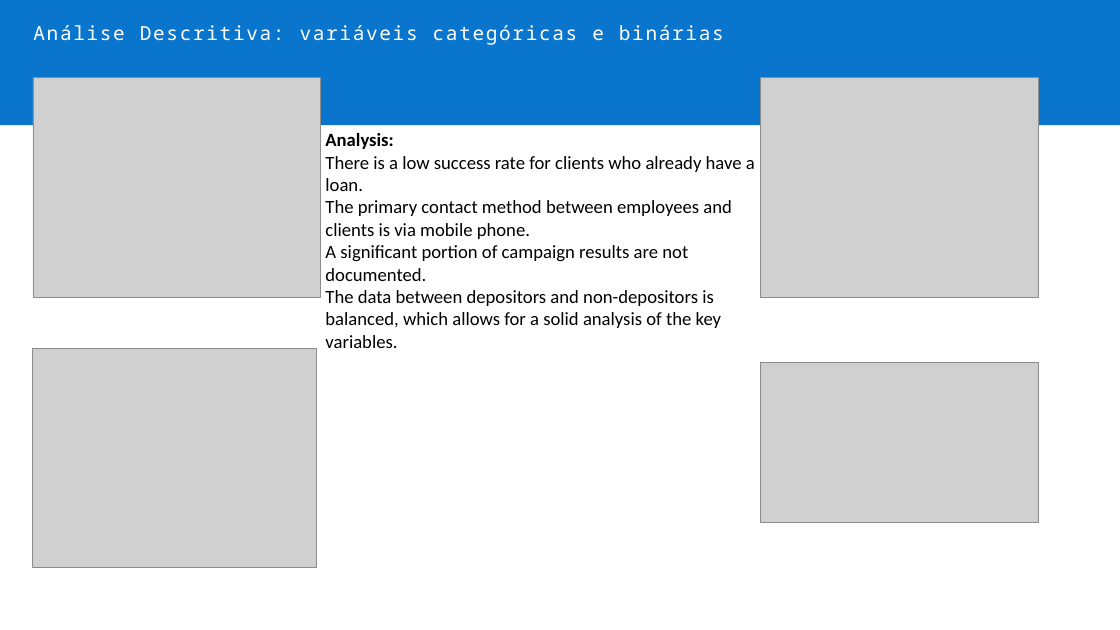
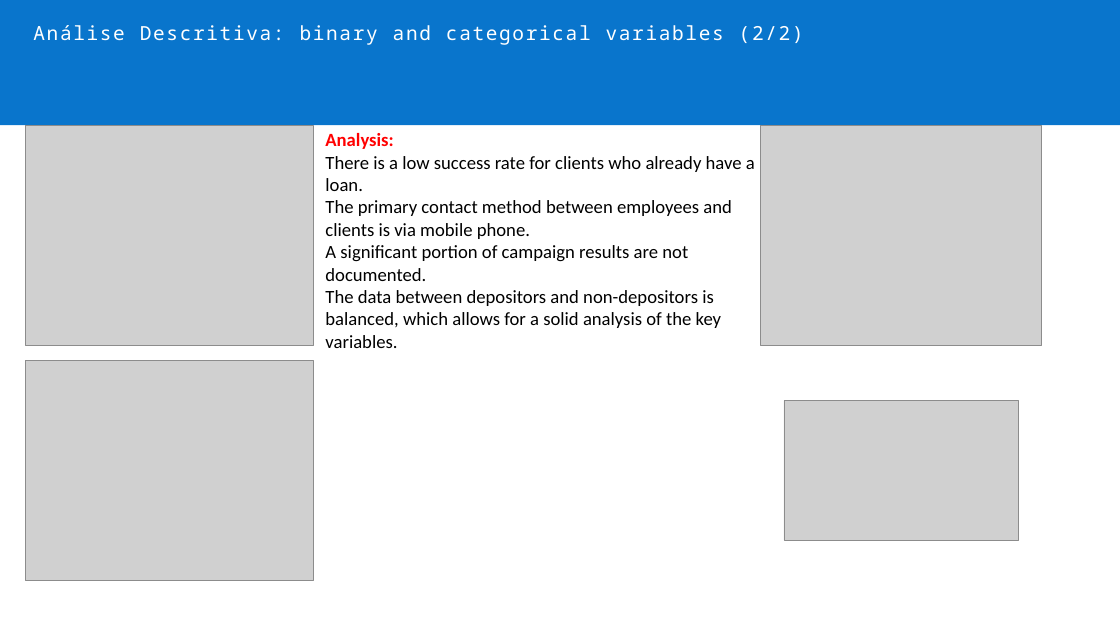
Before and after one commit to lippo1/bank-marketing-analysis, a slide deck: slide 7 of files en-us/presentation-en-us.pptx. Drawn at 1120x630 pixels with LibreOffice and Linux fonts; fonts in the diff are those of the drawing; grey boxes stand for pictures. Boxes give left, top, right and bottom in pixels: in the first picture for what was removed or moved away, otherwise in the second. Text is boxed around its words. In the diff, an @@ line names an element or a change of style, - is before the commit and + after.

```diff
--- a/files en-us/presentation-en-us.pptx
+++ b/files en-us/presentation-en-us.pptx
@@ text at bbox=[33, 25, 804, 45]: text changed @@
-Análise Descritiva: variáveis categóricas e binárias
+Análise Descritiva: binary and categorical variables (2/2)
@@ picture: place and size @@
-picture at bbox=[33, 77, 320, 298]
+picture at bbox=[25, 125, 313, 346]
@@ text at bbox=[325, 133, 393, 149]: text colour #000000 to #FF0000 in "Analysis:" @@
@@ picture: place and size @@
-picture at bbox=[760, 77, 1038, 298]
+picture at bbox=[760, 125, 1041, 346]
@@ picture: place and size @@
-picture at bbox=[32, 348, 316, 567]
+picture at bbox=[25, 361, 313, 581]
@@ picture: place and size @@
-picture at bbox=[760, 362, 1038, 522]
+picture at bbox=[784, 401, 1019, 540]
```
Also in this commit, not shown: 2 other slides changed, 6 slides added, 6 slides removed.
